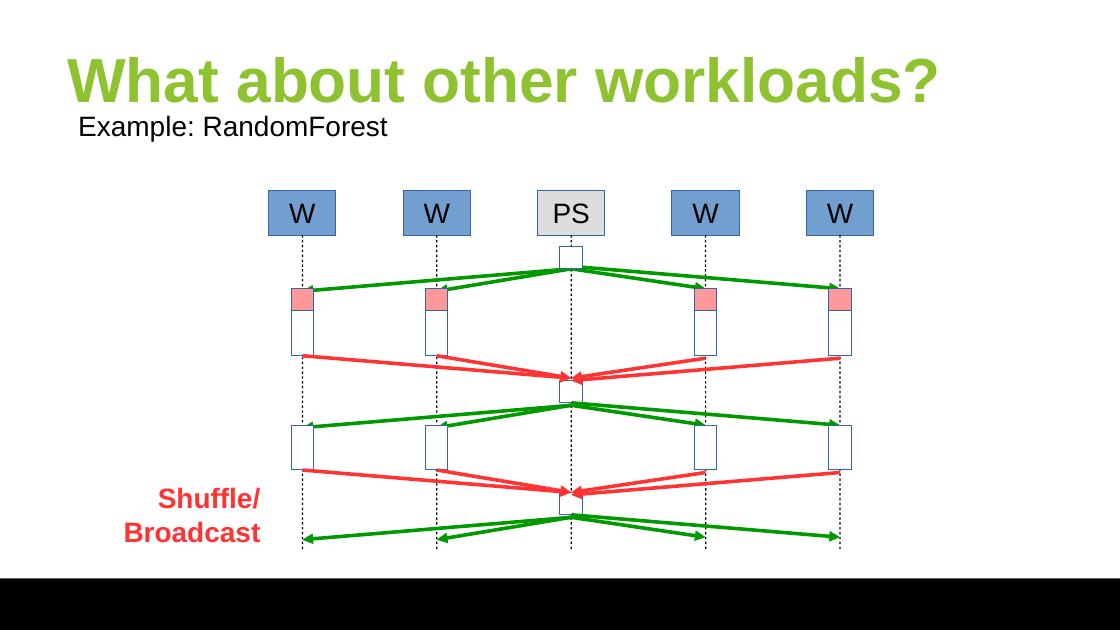
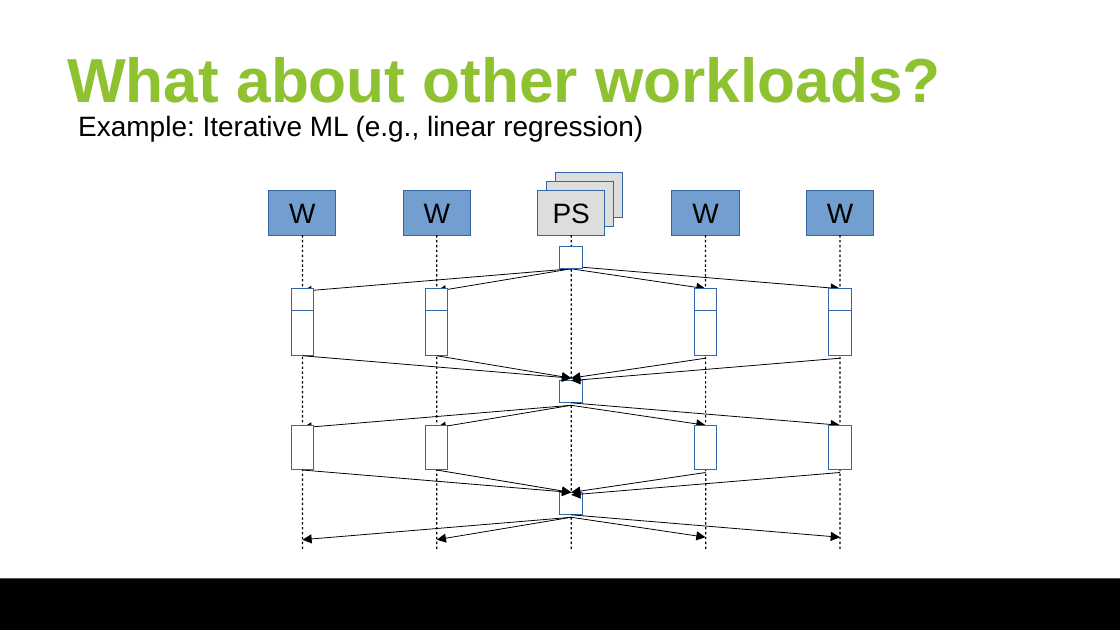
Before and after one commit to huangyibo/spark-summit-18, a slide deck: slide 11 of slides/spark-summit-18.odp (slide 12 before the commit). Drawn at 1120x630 pixels with LibreOffice and Linux fonts; fonts in the diff are those of the drawing; background and template pictures are left out. Boxes give left, top, right and bottom in pixels: in the first picture for what was removed or moved away, otherwise in the second. Text is boxed around its words. In the diff, an @@ line names an element or a change of style, - is before the commit and + after.

```diff
--- a/slides/spark-summit-18.odp
+++ b/slides/spark-summit-18.odp
@@ text removed at (x1=78, y1=115, x2=388, y2=141) @@
-Example: RandomForest
@@ text added at (x1=78, y1=115, x2=643, y2=141), 18 pt, text #000000 @@
+Example: Iterative ML (e.g., linear regression)
@@ rectangle added at (x1=556, y1=172, x2=623, y2=217), fill #DDDDDD, outline #3465A4 0 pt @@
@@ rectangle added at (x1=547, y1=181, x2=614, y2=226), fill #DDDDDD, outline #3465A4 0 pt @@
@@ arrow (571, 269) - (302, 291): stroke #009900 2.3 pt to #000000 0.51 pt @@
@@ arrow (571, 269) - (437, 291): stroke #009900 2.3 pt to #000000 0.51 pt @@
@@ arrow (571, 267) - (840, 289): stroke #009900 2.3 pt to #000000 0.51 pt @@
@@ arrow (571, 269) - (706, 289): stroke #009900 2.3 pt to #000000 0.51 pt @@
@@ fill #FF9999 to #FFFFFF in 4 elements at (x1=291, y1=288, x2=314, y2=310), (x1=426, y1=288, x2=448, y2=310), (x1=694, y1=288, x2=717, y2=310), (x1=829, y1=288, x2=851, y2=310) @@
@@ arrow (571, 379) - (302, 356): stroke #FF3333 2.3 pt to #000000 0.51 pt @@
@@ arrow (571, 379) - (437, 356): stroke #FF3333 2.3 pt to #000000 0.51 pt @@
@@ arrow (571, 381) - (840, 358): stroke #FF3333 2.3 pt to #000000 0.51 pt @@
@@ arrow (571, 379) - (706, 358): stroke #FF3333 2.3 pt to #000000 0.51 pt @@
@@ arrow (571, 405) - (302, 428): stroke #009900 2.3 pt to #000000 0.51 pt @@
@@ arrow (571, 405) - (437, 428): stroke #009900 2.3 pt to #000000 0.51 pt @@
@@ arrow (571, 403) - (840, 426): stroke #009900 2.3 pt to #000000 0.51 pt @@
@@ arrow (571, 405) - (706, 426): stroke #009900 2.3 pt to #000000 0.51 pt @@
@@ arrow (571, 493) - (302, 470): stroke #FF3333 2.3 pt to #000000 0.51 pt @@
@@ arrow (571, 493) - (437, 470): stroke #FF3333 2.3 pt to #000000 0.51 pt @@
@@ arrow (571, 495) - (840, 473): stroke #FF3333 2.3 pt to #000000 0.51 pt @@
@@ arrow (571, 493) - (706, 473): stroke #FF3333 2.3 pt to #000000 0.51 pt @@
@@ text removed at (x1=124, y1=487, x2=261, y2=543) @@
-Shuffle/
-Broadcast
@@ arrow (571, 517) - (302, 540): stroke #009900 2.3 pt to #000000 0.51 pt @@
@@ arrow (571, 517) - (437, 540): stroke #009900 2.3 pt to #000000 0.51 pt @@
@@ arrow (571, 515) - (840, 538): stroke #009900 2.3 pt to #000000 0.51 pt @@
@@ arrow (571, 517) - (706, 538): stroke #009900 2.3 pt to #000000 0.51 pt @@
```
Also in this commit, not shown: 3 other slides changed, 5 slides added, 1 slide removed.
